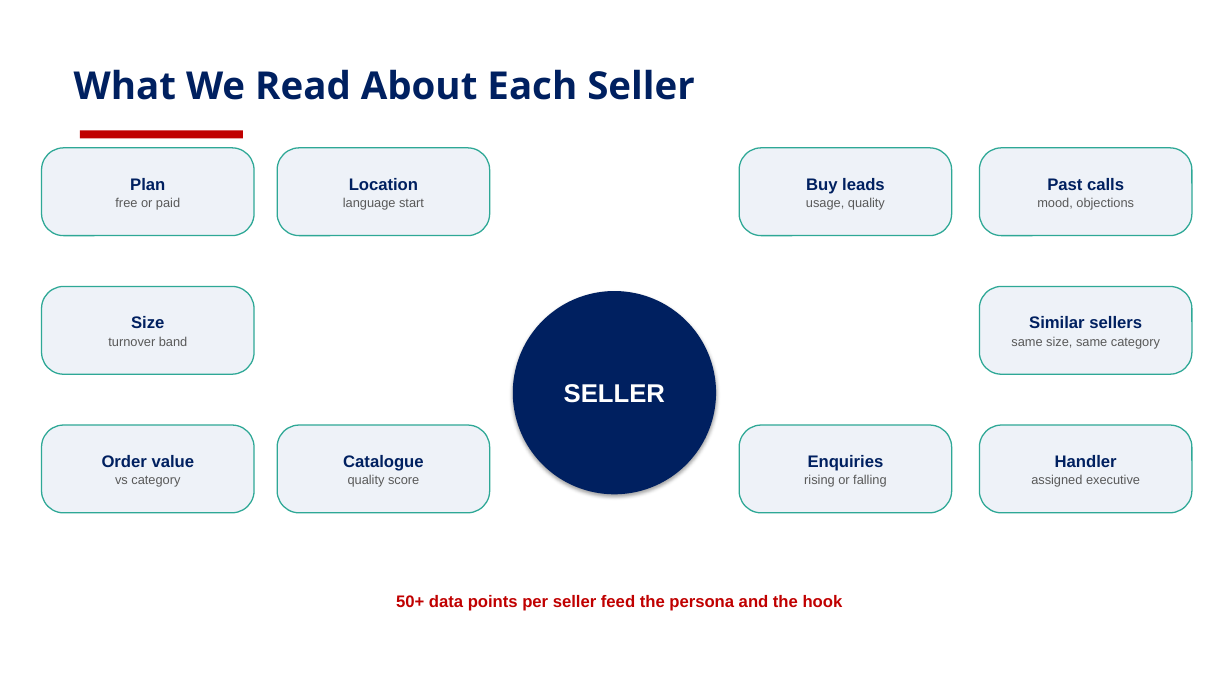
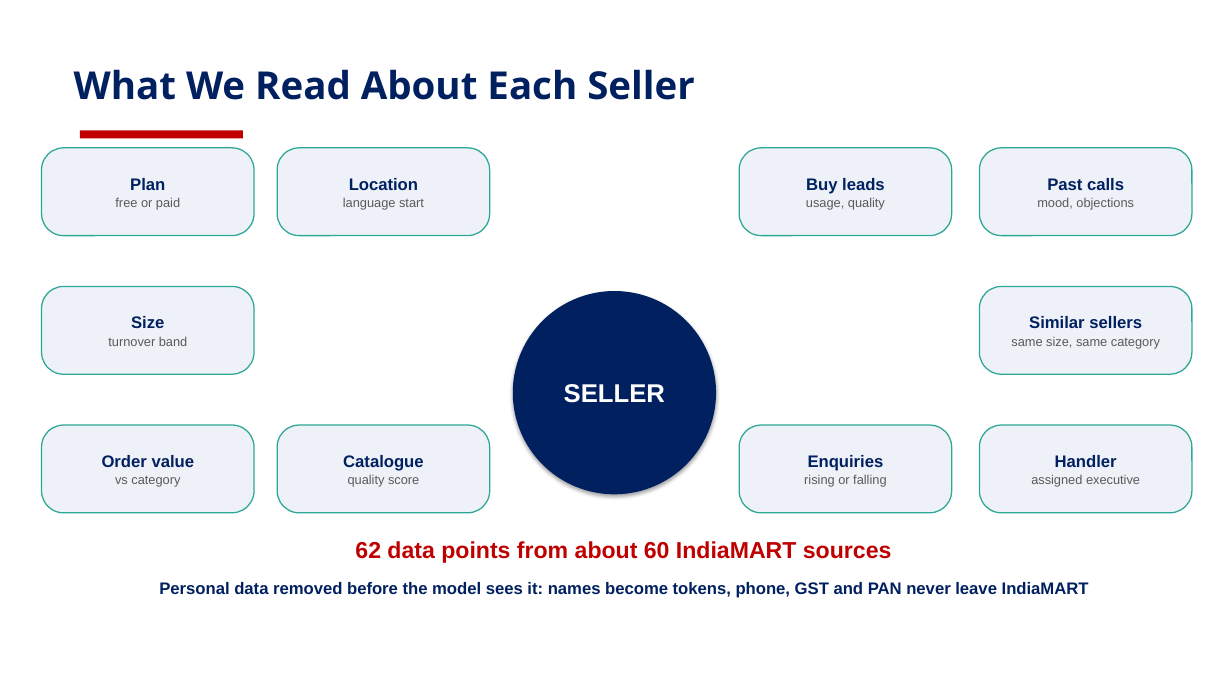
Before and after one commit to risu1139/vani-hackathon, a slide deck: slide 4 of outputs/plans/VANI_Persona_Design_Deck_v2_visual.pptx. Drawn at 1232x693 pixels with LibreOffice and Linux fonts; fonts in the diff are those of the drawing; background and template pictures are left out. Boxes give left, top, right and bottom in pixels: in the first picture for what was removed or moved away, otherwise in the second. Text is boxed around its words. In the diff, an @@ line names an element or a change of style, - is before the commit and + after.

```diff
--- a/outputs/plans/VANI_Persona_Design_Deck_v2_visual.pptx
+++ b/outputs/plans/VANI_Persona_Design_Deck_v2_visual.pptx
@@ text at [355,541,892,563]: text changed; size 13 to 18 pt @@
-50+ data points per seller feed the persona and the hook
+62 data points from about 60 IndiaMART sources
@@ text added at [159,582,1089,598], 13 pt, text #002060, bold @@
+Personal data removed before the model sees it: names become tokens, phone, GST and PAN never leave IndiaMART
```
Also in this commit, not shown: 4 slides added, 1 slide removed, 1 other file.
